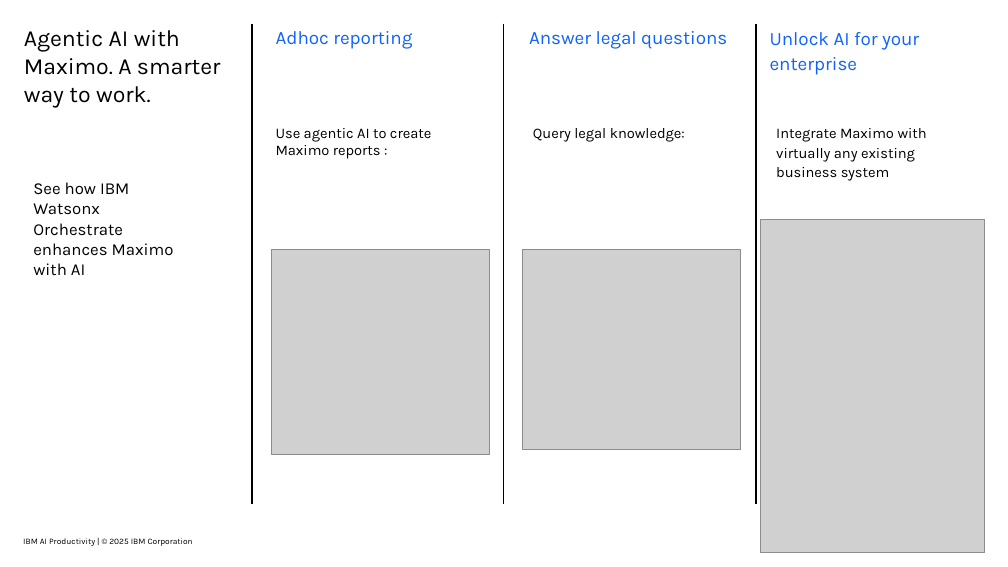
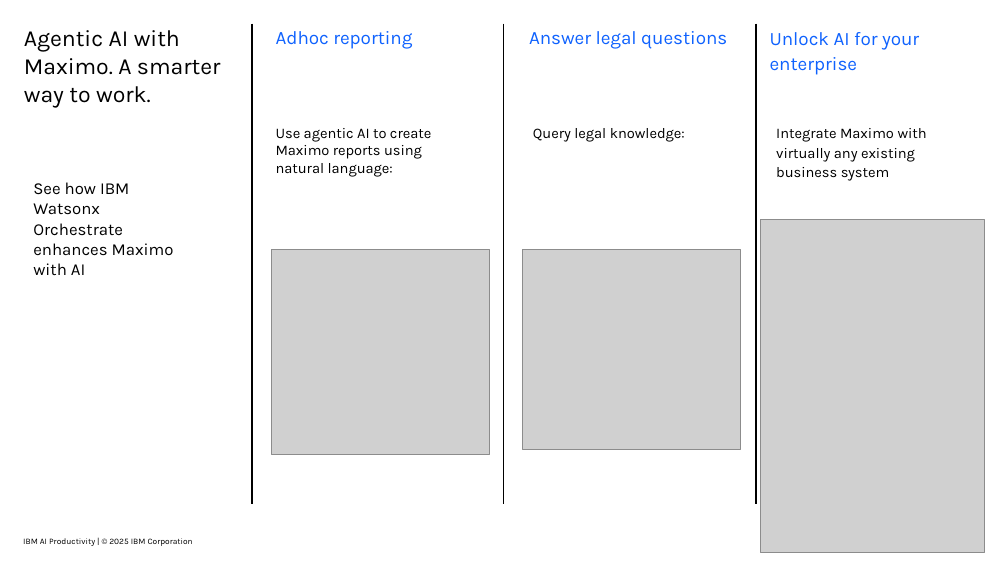
Before and after one commit to ncrowther/wxo-maximo, a slide deck: slide 2 of docs/MaximoWxo.pptx. Drawn at 1008x567 pixels with LibreOffice and Linux fonts; fonts in the diff are those of the drawing; grey boxes stand for pictures. Boxes give left, top, right and bottom in pixels: in the first picture for what was removed or moved away, otherwise in the second. Text is boxed around its words. In the diff, an @@ line names an element or a change of style, - is before the commit and + after.

```diff
--- a/docs/MaximoWxo.pptx
+++ b/docs/MaximoWxo.pptx
@@ text at <box>276,128,431,177</box>: text changed @@
-Use agentic AI to create Maximo reports :
+Use agentic AI to create Maximo reports using natural language:
```
Also in this commit, not shown: 5 other files.
